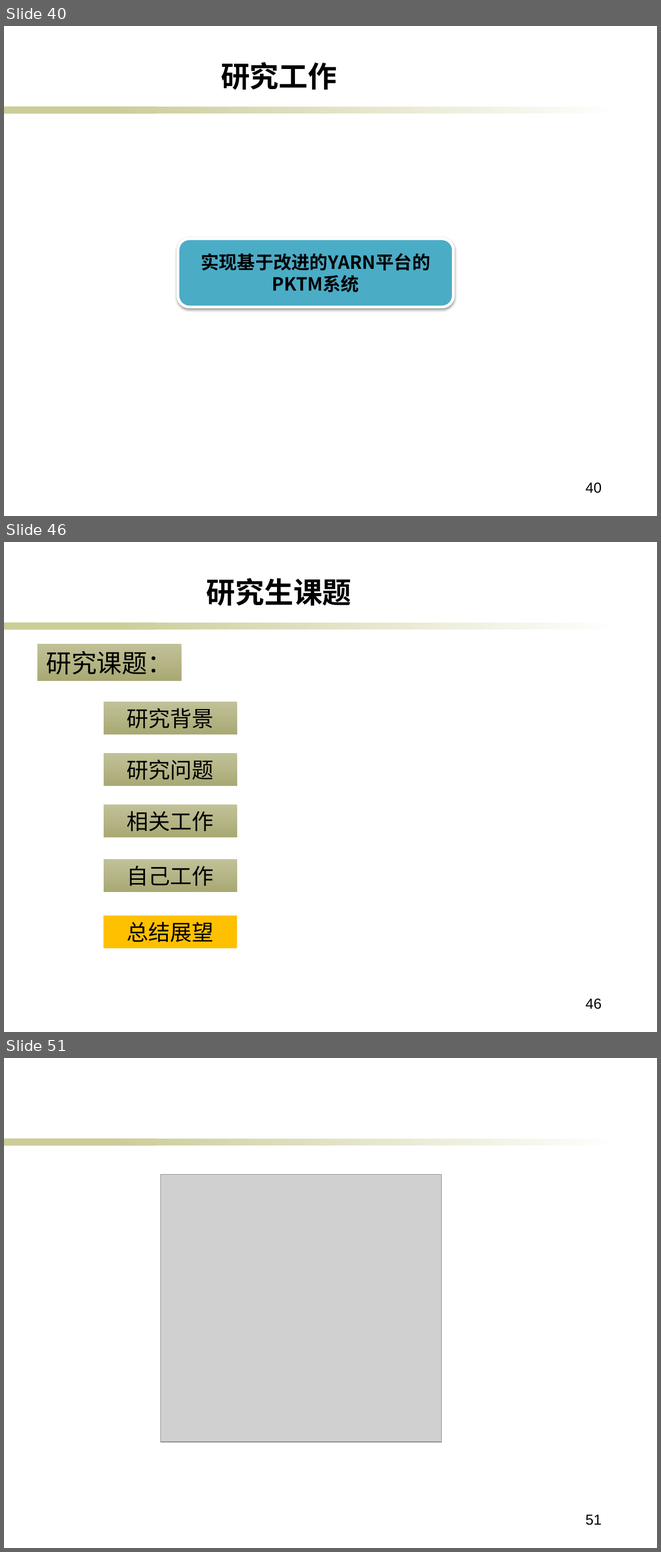
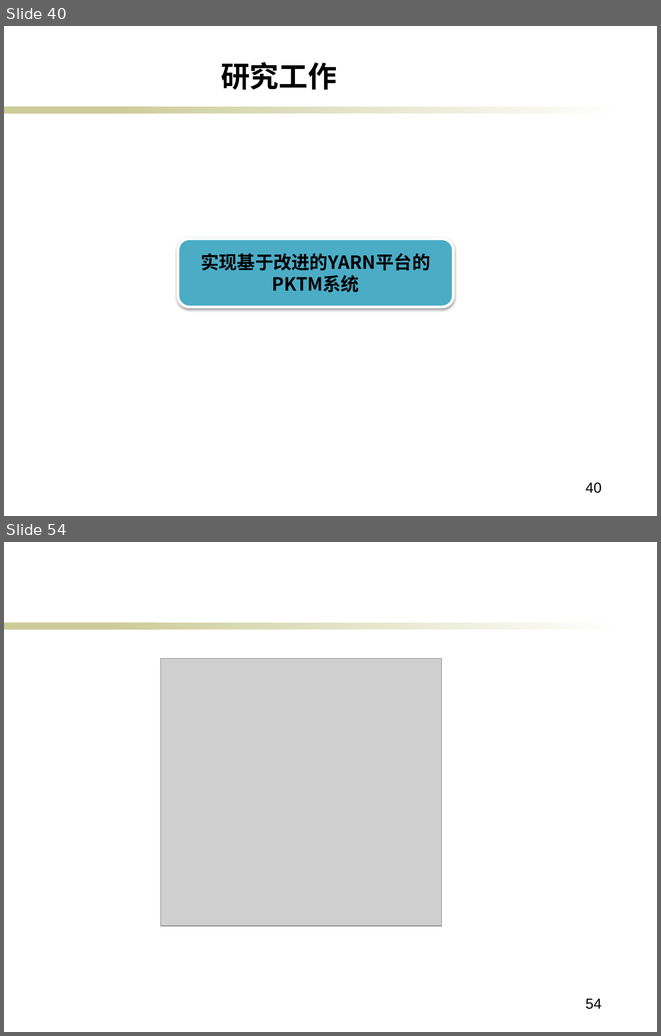
Before and after one commit to ericsonyc/paper, a slide deck: 毕业答辩.pptx. Shown one above the other, each under a label of ours: slides 40, 46 and 51 before the commit, slides 40 and 54 after it; the slides between them are not shown. The pictures are 661x1552 and 661x1036 pixels, drawn with LibreOffice and Linux fonts; fonts in the diff are those of the drawing; grey boxes stand for pictures; background and template pictures are left out. Boxes give left, top, right and bottom in pixels: in the first picture for what was removed or moved away, otherwise in the second. Text is boxed around its words. In the diff, an @@ line names an element or a change of style, - is before the commit and + after.

```diff
--- a/毕业答辩.pptx
+++ b/毕业答辩.pptx
@@ slide 46 removed at [4,542,657,1032], background #FFFFFF; not listed: 2 template elements that a slide beside it also shows @@
@@ text removed at [206,578,352,606] @@
-研究生课题
@@ rectangle removed at [37,644,181,681] @@
-研究课题：
@@ rectangle removed at [103,702,237,734] @@
-研究背景
@@ rectangle removed at [103,753,237,786] @@
-研究问题
@@ rectangle removed at [103,804,237,837] @@
-相关工作
@@ rectangle removed at [103,859,237,891] @@
-自己工作
@@ rectangle removed at [103,916,237,948] @@
-总结展望
@@ page number removed at [585,998,601,1009] @@
-46
@@ what was slide 51 is now slide 54 @@
@@ page number at [585,998,601,1009]: text changed @@
-51
+54
```
Also in this commit, not shown: 16 slides changed, 5 slides added, 1 other slide removed, 2 other files.
